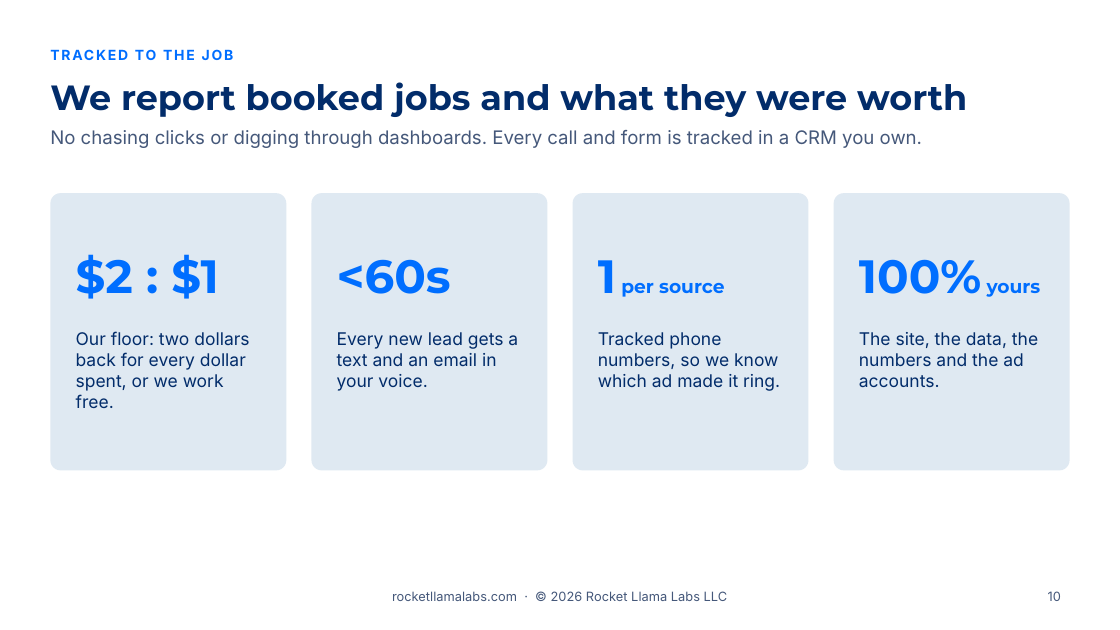
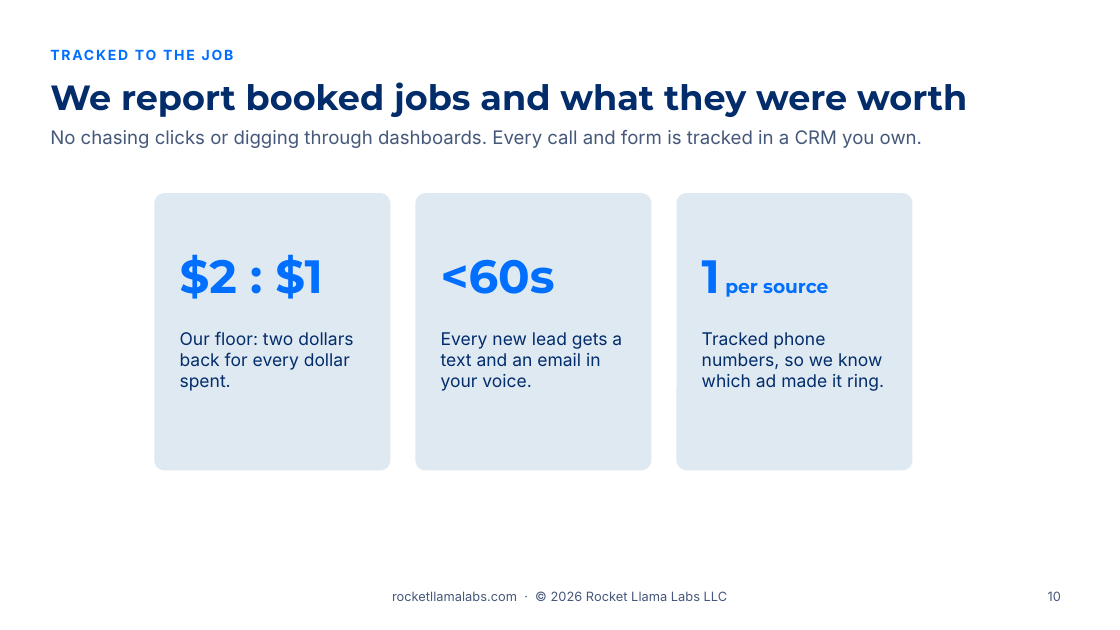
Before and after one commit to RocketLlamaLabs/rocketllama-website, a slide deck: slide 10 of public/slides/v1/rocket-llama-labs-sales-presentation-v1.pptx. Drawn at 1120x630 pixels with LibreOffice and Linux fonts; fonts in the diff are those of the drawing; background and template pictures are left out. Boxes give left, top, right and bottom in pixels: in the first picture for what was removed or moved away, otherwise in the second. Text is boxed around its words. In the diff, an @@ line names an element or a change of style, - is before the commit and + after.

```diff
--- a/public/slides/v1/rocket-llama-labs-sales-presentation-v1.pptx
+++ b/public/slides/v1/rocket-llama-labs-sales-presentation-v1.pptx
@@ 5 texts, 3 rounded rectangles: place and size @@
-5 texts, 3 rounded rectangles at [50, 193, 809, 471]
+5 texts, 3 rounded rectangles at [155, 193, 912, 471]
@@ rounded rectangle removed at [833, 193, 1070, 471] @@
@@ text removed at [859, 259, 1041, 297] @@
-100% yours
@@ text at [180, 331, 353, 391]: text changed @@
-Our floor: two dollars back for every dollar spent, or we work free.
+Our floor: two dollars back for every dollar spent.
@@ text removed at [859, 332, 1038, 387] @@
-The site, the data, the numbers and the ad accounts.
```
Also in this commit, not shown: 4 other slides changed, 1 slide added, 3 slides removed, 15 other files.
